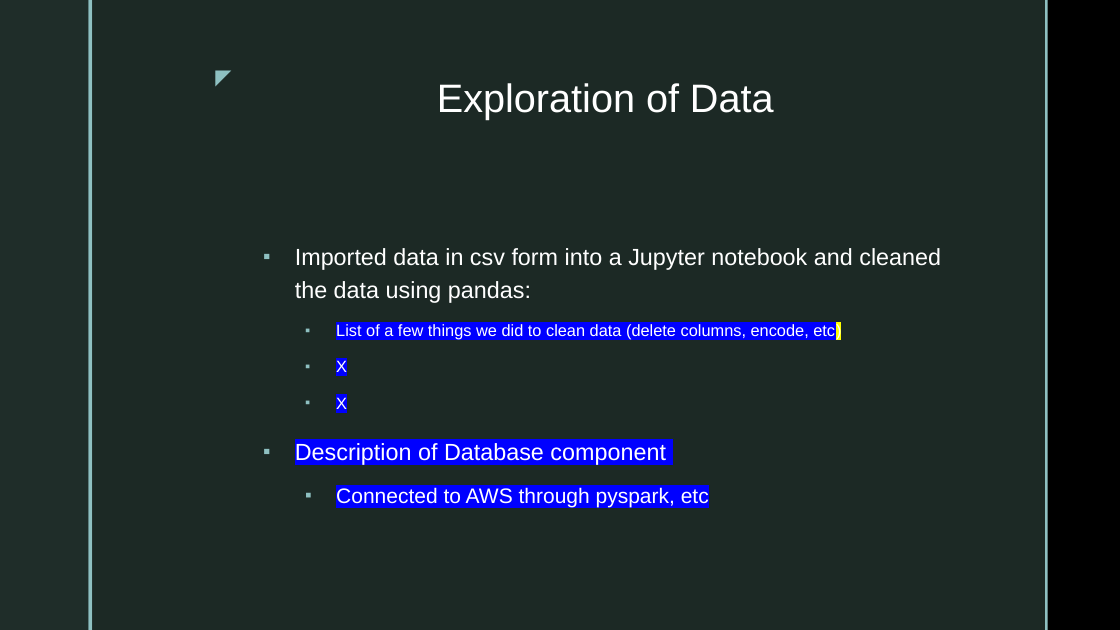
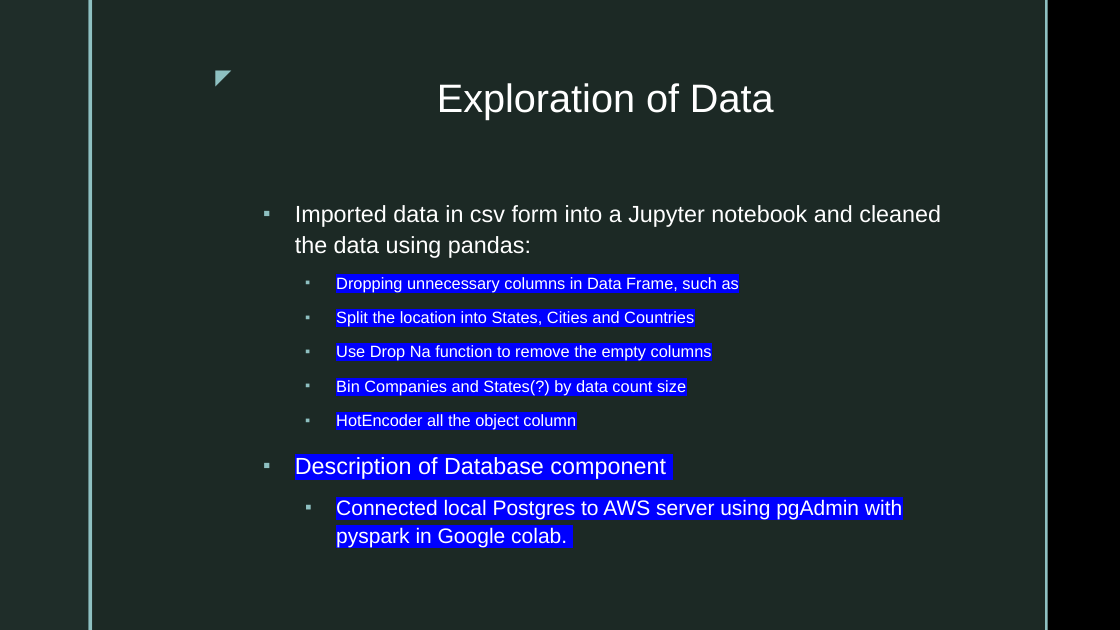
Before and after one commit to Sirius0531/final_project, a slide deck: slide 4 of 2nd Segment Project Deliverable/Deliverable2_Storyboard.pptx. Drawn at 1120x630 pixels with LibreOffice and Linux fonts; fonts in the diff are those of the drawing; background and template pictures are left out. Boxes give left, top, right and bottom in pixels: in the first picture for what was removed or moved away, otherwise in the second. Text is boxed around its words. In the diff, an @@ line names an element or a change of style, - is before the commit and + after.

```diff
--- a/2nd Segment Project Deliverable/Deliverable2_Storyboard.pptx
+++ b/2nd Segment Project Deliverable/Deliverable2_Storyboard.pptx
@@ text at [295,205,941,479]: line spacing 1.2 to 1.1 @@
@@ text at [336,277,739,430]: text changed @@
-  ▪ List of a few things we did to clean data (delete columns, encode, etc)
-  ▪ X
-  ▪ X
+  ▪ Dropping unnecessary columns in Data Frame, such as
+  ▪ Split the location into States, Cities and Countries
+  ▪ Use Drop Na function to remove the empty columns
+  ▪ Bin Companies and States(?) by data count size
+  ▪ HotEncoder all the object column
@@ text at [336,499,902,548]: text changed @@
-  ▪ Connected to AWS through pyspark, etc
+  ▪ Connected local Postgres to AWS server using pgAdmin with pyspark in Google colab.
```
Also in this commit, not shown: 4 other slides changed, 4 slides added, 1 slide removed.
